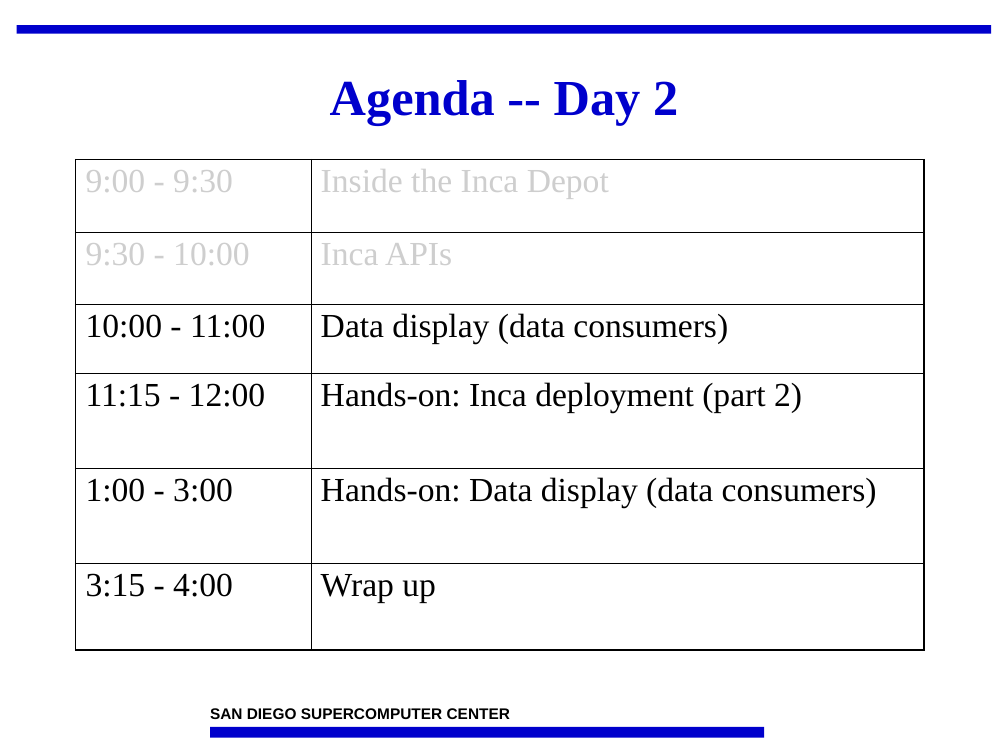
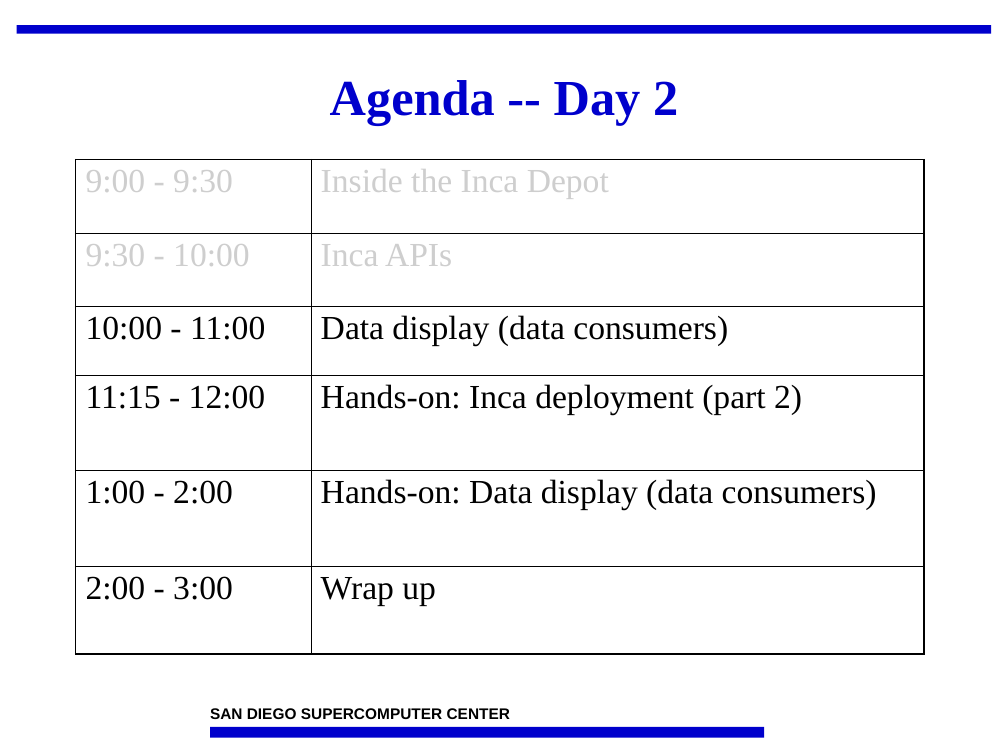
Before and after one commit to IncaProject/inca-xsede, a slide deck: slide 10 of talks/2008workshop/apis.ppt. Drawn at 1008x756 pixels with LibreOffice and Linux fonts; fonts in the diff are those of the drawing; background and template pictures are left out. Boxes give left, top, right and bottom in pixels: in the first picture for what was removed or moved away, otherwise in the second. Text is boxed around its words. In the diff, an @@ line names an element or a change of style, - is before the commit and + after.

Commit message:
correct agenda at end

```diff
--- a/talks/2008workshop/apis.ppt
+++ b/talks/2008workshop/apis.ppt
@@ table at [76,159,923,653] @@
-row 5, column 1: 1:00 - 3:00
+row 5, column 1: 1:00 - 2:00
-row 6, column 1: 3:15 - 4:00
+row 6, column 1: 2:00 - 3:00
```
